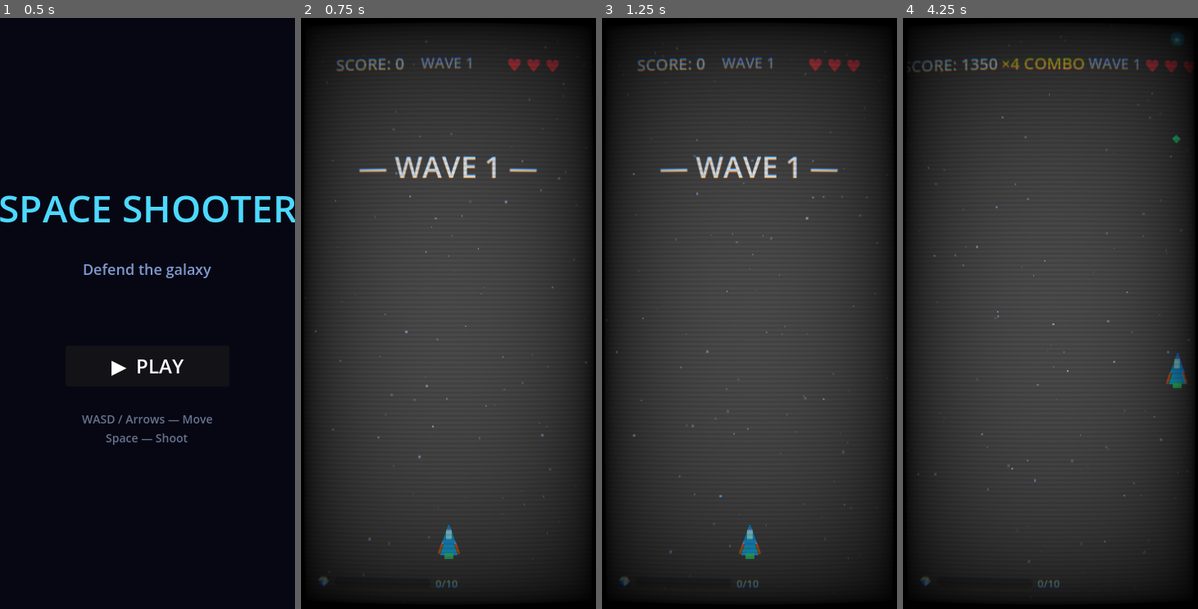
Above: before the commit, frames 1-4 (left to right).
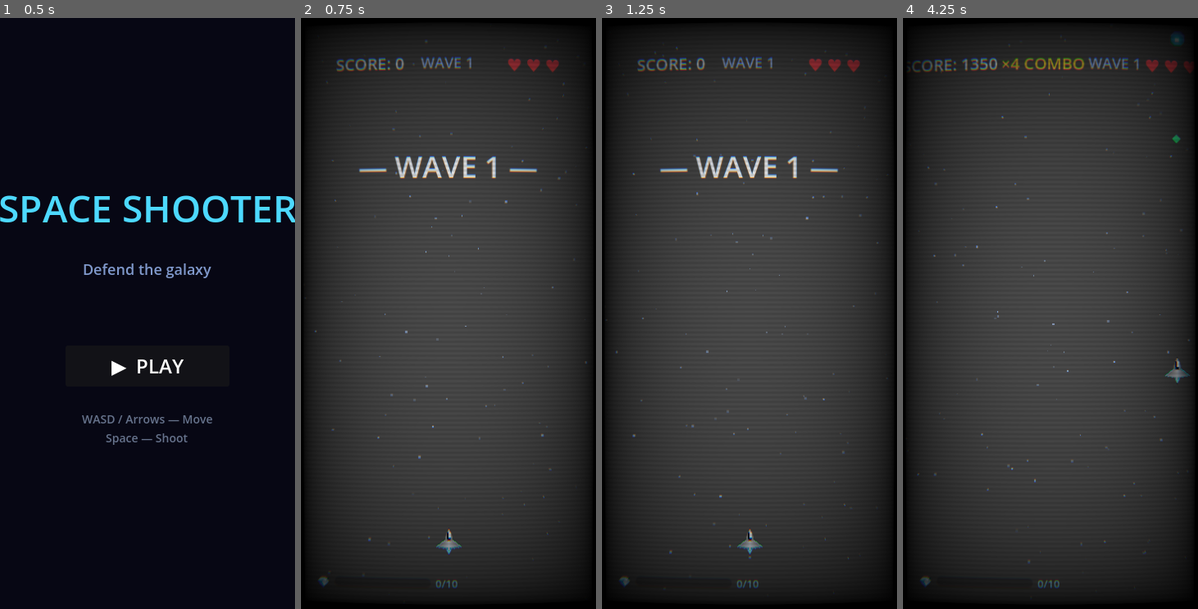
Above: after the commit, the same moments.

Repository: DiscM/Farinuff-Flight
Game: Godot game, scene res://ui/main_menu.tscn
Same seed, same stepped clock (60 frames per second), same inputs: the game is played once before the commit and once after it.
Inputs (mouse positions are in pixels of both pictures, inside the frame that each line leads up to):
- Up to frame 1 (0.5 s): no input
- Up to frame 2 (0.75 s): click "▶ PLAY" at 0.5 s
- Up to frame 3 (1.25 s): no input
- Up to frame 4 (4.25 s): tap Enter at 1.25 s; move the mouse to (1115, 283) at 1.27 s; hold D (move_right) 1.28-2.03 s; hold Space (shoot) 1.28-2.03 s; move the mouse to (991, 343) at 2.02 s; hold S (move_down) 2.03-2.78 s; tap Space (shoot) at 2.1, 3.6 s; move the mouse to (1080, 183) at 2.77 s; hold D (move_right) 2.78-3.53 s; hold Space (shoot) 2.78-3.53 s; move the mouse to (1035, 431) at 3.52 s; hold W (move_up) from 3.53 s (still down)

Frame 1 is identical in both runs. In frame 2, 0.3% of the frame differs, in the area x 45-55%, y 85-92%; in frame 3, 0.3%; in frame 4, 0.3%.

Commit message:
Refactor player sprite and update editor caches
Rewrite the procedural player texture generation in entities/player/player.tscn to a new sleek design (parabolic fuselage, swept delta wings, cockpit/glass, core energy lines and engine glow). Update various .godot editor metadata and caches (editor_layout.cfg, filesystem_cache10, project_metadata.cfg, script_editor_cache.cfg, scene_groups_cache.cfg) to reflect file timestamp/hash changes, reorder recent files, reset script editor scroll/selection, and adjust dock/tab settings. Remove the obsolete filesystem_update4 file. Also append official Godot 4 documentation reference links to skills.md.

Diff:
--- a/entities/player/player.tscn
+++ b/entities/player/player.tscn
@@ -14,30 +14,53 @@
 	var img := Image.create(size, size, false, Image.FORMAT_RGBA8)
 	img.fill(Color.TRANSPARENT)
 
-	# Ship body (triangle shape pointing up)
 	for y in range(size):
 		for x in range(size):
 			var cx := float(x) - size / 2.0
 			var cy := float(y) - size / 2.0
 
-			# Main hull (triangle)
-			var hull_width := (float(y) / size) * (size * 0.7)
-			if absf(cx) < hull_width / 2.0 and cy > -size * 0.45 and cy < size * 0.35:
-				var t := float(y) / size
-				var color := Color(0.15, 0.5, 0.95).lerp(Color(0.1, 0.85, 1.0), t)
-				img.set_pixel(x, y, color)
+			# Normalize Y from top of ship (-16) to bottom (+16)
+			var n_y := (cy + 16.0) / 32.0
 
-			# Cockpit (small bright area near top)
-			if absf(cx) < 4.0 and cy > -size * 0.3 and cy < -size * 0.05:
-				img.set_pixel(x, y, Color(0.6, 0.95, 1.0))
+			if n_y >= 0.0 and n_y <= 1.0:
+				# Sleek parabolic fuselage
+				var core_width := 5.0 * (1.0 - pow(n_y * 2.0 - 1.0, 2.0))
 
-			# Wing accents
-			if absf(cx) > hull_width / 2.0 - 3.0 and absf(cx) < hull_width / 2.0 and cy > size * 0.05 and cy < size * 0.35:
-				img.set_pixel(x, y, Color(0.9, 0.4, 0.15))
+				# Sharp swept delta wings
+				var wing_width := 0.0
+				if n_y > 0.3 and n_y < 0.8:
+					var wt := (n_y - 0.3) / 0.5
+					wing_width = 20.0 * wt if wt < 0.8 else 80.0 * (1.0 - wt)
 
-			# Engine glow at bottom
-			if absf(cx) < 6.0 and cy > size * 0.3 and cy < size * 0.45:
-				img.set_pixel(x, y, Color(0.2, 1.0, 0.5, 0.9))
+				var total_width := maxf(core_width, wing_width)
+
+				if absf(cx) <= total_width:
+					# Base Titanium/Silver coloring
+					var color := Color(0.85, 0.88, 0.92)
+
+					# Edges darkened for faux 3D curve
+					var nd := absf(cx) / total_width
+					color = color.darkened(nd * 0.45)
+
+					# Cockpit glass (deep violet/black)
+					if n_y > 0.15 and n_y < 0.45 and absf(cx) < 2.5:
+						color = Color(0.05, 0.05, 0.15)
+						if cx >= 0.0 and cy < -4.0: # Highlight reflection
+							color = Color.WHITE
+
+					# Core energy racing lines down the fuselage
+					if total_width == core_width and absf(cx) > 1.25 and absf(cx) < 2.75 and n_y > 0.4 and n_y < 0.85:
+						color = Color(0.0, 0.8, 1.0) # Bright cyan glow
+
+					# Glowing Wing blades (exterior edges of wings)
+					if wing_width > core_width and absf(cx) > wing_width - 1.2:
+						color = Color(0.1, 0.9, 1.0)
+
+					# Main Engine Thruster
+					if n_y >= 0.85 and absf(cx) < core_width * 0.8:
+						color = Color(0.4, 1.0, 1.0, 0.9) # Blinding engine core
+
+					img.set_pixel(x, y, color)
 
 	texture = ImageTexture.create_from_image(img)
 "
Not shown, changed: skills.md
